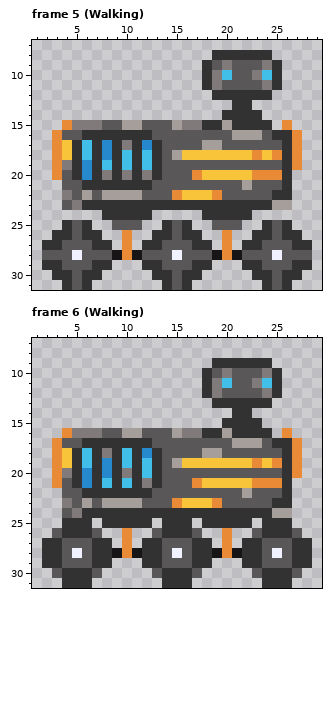
Pixel-art file: assets/player/player.aseprite. The first picture shows the starting point.
32x32 pixels, 8 frames. Colours within 5 levels of each other are drawn and written as one. Shown: frame 5 (Walking): x 1..29, y 7..31; frame 6 (Walking): x 1..29, y 7..31. The commit also changed other frames, which this record leaves out.
After the commit:
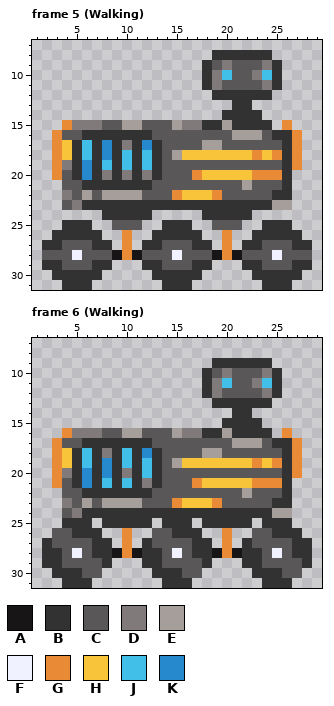
Palette (. is transparent): A #171516  B #323232  C #595757  D #807b7a  E #a69e9a  F #f1f2ff  G #e88a36  H #f8c53a  J #42bfe8  K #2789cd
From the commit log: Update player walk animation
Changes in this commit:
Frame 5 (Walking):
Colour C becomes colour B in rows 25 to 26 at x 5, 15 and 25; in rows 30 to 31 at x 5, 15 and 25.
Frame 6 (Walking):
Colour C becomes colour B in row 26 at x 7, 17 and 27; in row 30 at x 3, 13 and 23.
Colour B becomes colour C in row 26 at x 4, 14 and 24; in row 27 at x 3, 13 and 23; in row 29 at x 7, 17 and 27; in row 30 at x 6, 16 and 26.
Where, in picture pixels (left, top, right, bottom), the same in both pictures:
changed: (72, 220, 82, 290)
changed: (172, 220, 182, 290)
changed: (272, 220, 282, 290)
changed: (52, 528, 102, 578)
changed: (152, 528, 202, 578)
changed: (252, 528, 302, 578)
